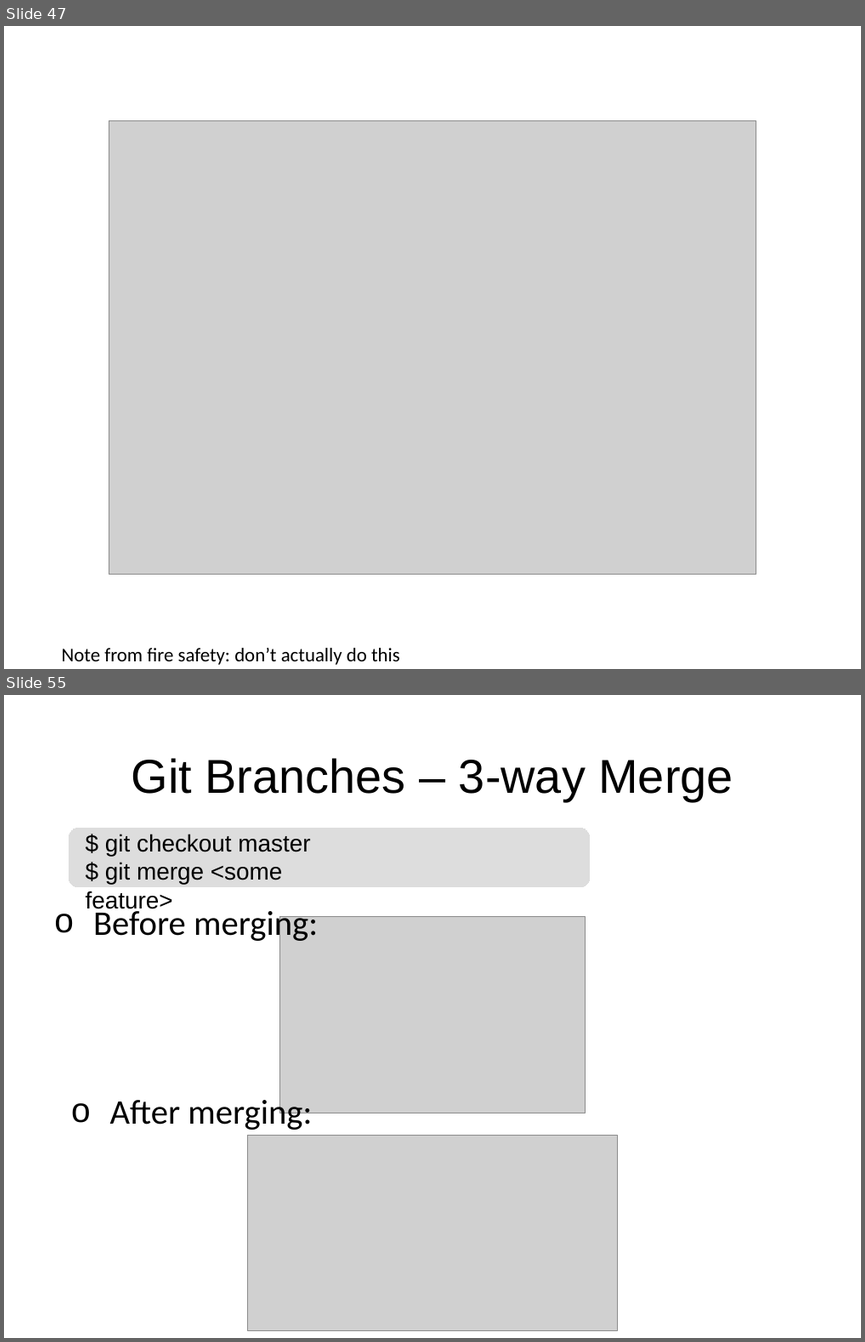
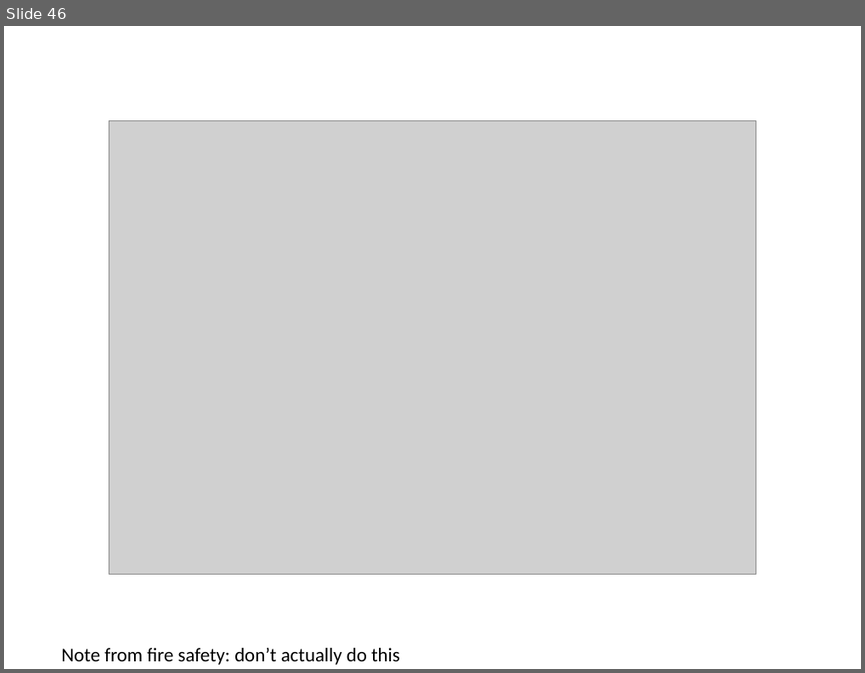
Before and after one commit to rachelplayer/isg-playground, a slide deck: git_workshop.pptx. Shown one above the other, each under a label of ours: slides 47 and 55 before the commit, slide 46 after it; the slides between them are not shown. The pictures are 865x1342 and 865x673 pixels, drawn with LibreOffice and Linux fonts; fonts in the diff are those of the drawing; grey boxes stand for pictures. Boxes give left, top, right and bottom in pixels: in the first picture for what was removed or moved away, otherwise in the second. Text is boxed around its words. In the diff, an @@ line names an element or a change of style, - is before the commit and + after.

```diff
--- a/git_workshop.pptx
+++ b/git_workshop.pptx
@@ slide 55 removed at <box>4,695,861,1338</box>, background #FFFFFF @@
@@ title removed at <box>132,758,732,801</box> @@
-Git Branches – 3-way Merge
@@ freeform shape removed at <box>69,828,590,887</box> @@
@@ text removed at <box>86,834,310,913</box> @@
-$ git checkout master
-$ git merge <some feature>
@@ text removed at <box>93,906,318,943</box> @@
-o Before merging:
@@ picture removed at <box>280,917,585,1112</box> @@
@@ text removed at <box>110,1095,312,1129</box> @@
-o After merging:
@@ picture removed at <box>248,1135,618,1330</box> @@
@@ what was slide 47 is now slide 46 @@
```
Also in this commit, not shown: 6 slides changed, 33 slides added, 51 other slides removed.
